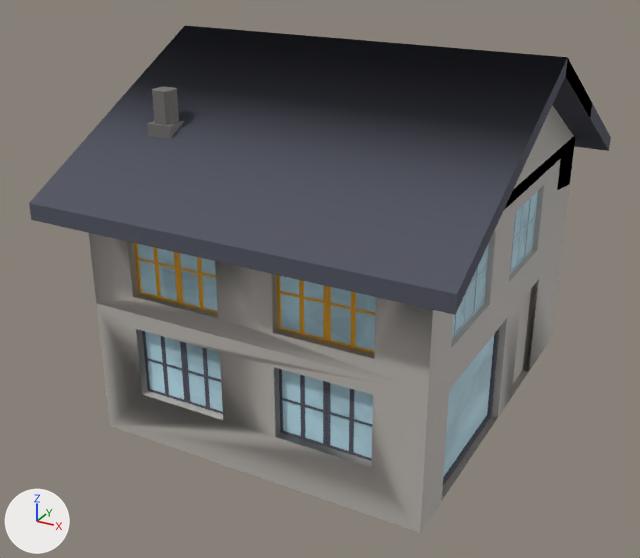
An edit to the FBX model Assets/Meshes/World/Objects/TPCS_House_002_V1.fbx, drawn before and after from the same camera.
The view is the same before and after, from a 50 mm lens placed at (13.0, -3.97, 7.33), pointed at (7.05, 6.85, 1.92). Arrows for +X, +Y and +Z are at lower left; the lights stay in place. Where no turn or scale is listed for an object, it has been applied to the vertices.

The scene before the commit, as lines of its bpy script (objects in view):
```python
ob_cube_041 = bpy.data.objects.new('Cube.041', me_cube_101)
ob_cube_041.location = (7.32, 7.4, 2.29)
```
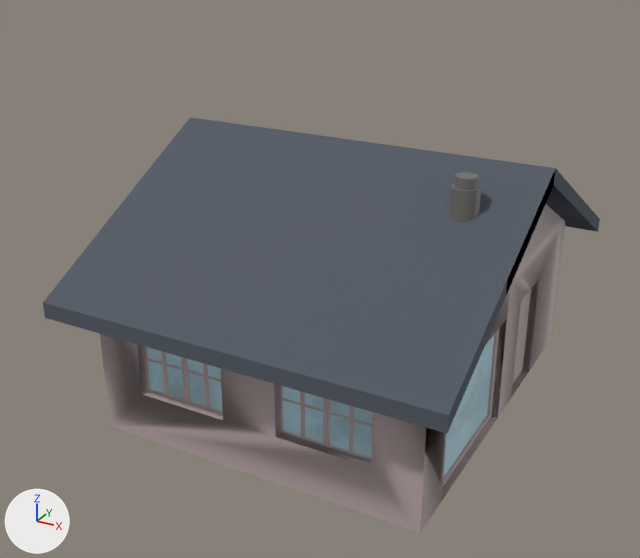
The newer file is also turned or shifted as a whole; pictures and numbers use the older file's frame.

Pixel boxes [x1, y1, x2, y2] of what changed, in the pictures (640 x 558 px; the box of a moved part takes in the faces that stretch with it):
'Cube.041', reshaped (18% shorter): before [29, 25, 611, 532]; after [43, 117, 600, 532]
part 1 of me_cube_101, moved or reshaped: before [29, 25, 611, 315]; after [43, 117, 600, 433]
part 2 of me_cube_101, added: after [449, 172, 481, 223]
part 3 of me_cube_101, deleted (cyan): before [134, 87, 538, 353]
part 4 of me_cube_101, moved or reshaped: before [89, 105, 575, 532]; after [100, 204, 565, 532]
part 5 of me_cube_101, recoloured: [137, 280, 539, 475] in both
part 6 of me_cube_101, recoloured: [443, 335, 494, 477] in both
part 7 of me_cube_101, recoloured: [146, 329, 499, 486] in both
part 8 of me_cube_101, recoloured: [147, 347, 223, 412] in both
part 9 of me_cube_101, recoloured: [282, 386, 373, 458] in both

Diff of the bpy script that builds the scene:
```diff
--- a/Assets/Meshes/World/Objects/TPCS_House_002_V1.fbx.py
+++ b/Assets/Meshes/World/Objects/TPCS_House_002_V1.fbx.py
@@ mat_material_043 @@
+mat_material_043 = principled_material('Material.043')
+mat_material_043.base_color = (0.502, 0.396, 0.396)  # grey #bca9a9
@@ mat_material_047 @@
+mat_material_047 = principled_material('Material.047')
+mat_material_047.texture = img_window3_house__001_png
@@ mat_material_049 @@
+mat_material_049 = principled_material('Material.049')
+mat_material_049.texture = img_window5_house__001_png
@@ mat_material_048 @@
+mat_material_048 = principled_material('Material.048')
+mat_material_048.texture = img_window4_house__001_png
@@ me_cube_101 @@
-me_cube_101.from_pydata(...)  # 1627 vertices, 1302 faces; spans x -2.95..2.95, y -3.54..3.54, z -2.29..3.12
-me_cube_101.materials.append(mat_material_067)  # picture img_window15_house__002_png
-me_cube_101.materials.append(mat_material_055)  # picture img_window3_house__002_png
-me_cube_101.materials.append(mat_material_066)  # picture img_window14_house__002_png
-me_cube_101.materials.append(mat_material_056)  # picture img_window4_house__002_png
+me_cube_101.from_pydata(...)  # 1122 vertices, 971 faces; spans x -2.95..2.95, y -3.54..3.54, z -2.29..1.69
+# me_cube_101 part 1: the loose piece of 12 vertices spanning x -2.95..2.95, y -3.54..3.54, z 1.06..3.12 is moved by (0.0, 0.0, -1.43), in mat_material_041 (dark blue #545a65)
+# me_cube_101 part 2: a new loose piece of 128 vertices spanning x 1.87..2.25, y -1.09..-0.71, z 1.04..1.69, in mat_material_010 (grey #706e6b)
+# me_cube_101 part 3: 21 loose pieces with 572 vertices, spanning x -2.45..2.42, y -2.87..2.95, z -0.03..2.61, are deleted
+# me_cube_101 part 4: 105 vertices moved from x -2.5..1.39, y -2.87..2.91, z -1.56..-0.28 to x -2.5..1.39, y -2.87..2.91, z -1.56..0.1; 81 vertices removed from x -2.5..2.5, y -3.0..3.0, z -2.29..2.94; 20 vertices added at x -2.5..2.5, y -3.0..3.0, z -2.29..1.65
+# me_cube_101 part 5: 49 faces spanning x -2.5..2.5, y -3.0..3.0, z -2.29..-0.51 switch from mat_material_038 (grey #b9b4ae) to mat_material_043 (grey #bca9a9)
+# me_cube_101 part 6: 6 faces spanning x 2.33..2.36, y -2.28..-0.01, z -2.29..-0.62 switch from mat_material_063 (picture img_window11_house__002_png) to mat_material_049 (picture img_window5_house__001_png)
+# me_cube_101 part 7: 207 faces spanning x -2.45..2.4, y -2.87..2.95, z -2.29..-0.51 switch from mat_material_042 (dark grey #525461) to mat_material_043 (grey #bca9a9)
+# me_cube_101 part 8: 6 faces spanning x -1.82..-0.42, y -2.86..-2.8, z -1.56..-0.51 switch from mat_material_058 (picture img_window6_house__002_png) to mat_material_047 (picture img_window3_house__001_png)
+# me_cube_101 part 9: 6 faces spanning x 0.41..1.8, y -2.86..-2.8, z -1.56..-0.51 switch from mat_material_060 (picture img_window8_house__002_png) to mat_material_048 (picture img_window4_house__001_png)
 me_cube_101.materials.append(mat_material_044)
 me_cube_101.materials.append(mat_material_040)
-me_cube_101.materials.append(mat_material_057)  # picture img_window5_house__005_png
-me_cube_101.materials.append(mat_material_059)  # picture img_window7_house__002_png
-me_cube_101.materials.append(mat_material_061)  # picture img_window9_house__002_png
-me_cube_101.materials.append(mat_material_062)  # picture img_window10_house__002_png
-me_cube_101.materials.append(mat_material_065)  # picture img_window13_house__002_png
-me_cube_101.materials.append(mat_material_064)  # picture img_window12_house__002_png
-me_cube_101.materials.append(mat_material_053)  # picture img_window1_house__002_png
-me_cube_101.materials.append(mat_material_054)  # picture img_window2_house__002_png
 me_cube_101.materials.append(mat_material_010)
+me_cube_101.materials.append(mat_material_045)  # picture img_window1_house__001_png
+me_cube_101.materials.append(mat_material_050)  # picture img_window7_house__001_png
+me_cube_101.materials.append(mat_material_046)  # picture img_window2_house__001_png
+me_cube_101.materials.append(mat_material_051)  # picture img_window7_house__001_png
+me_cube_101.materials.append(mat_material_041)  # dark blue #545a65
```
